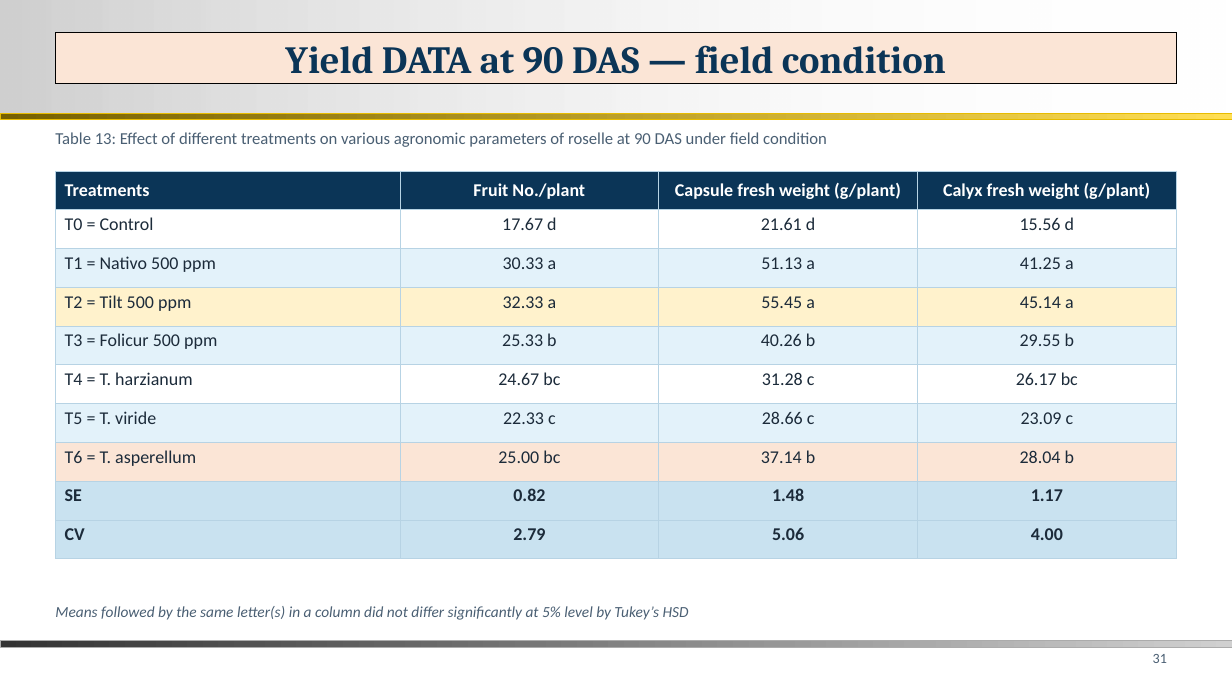
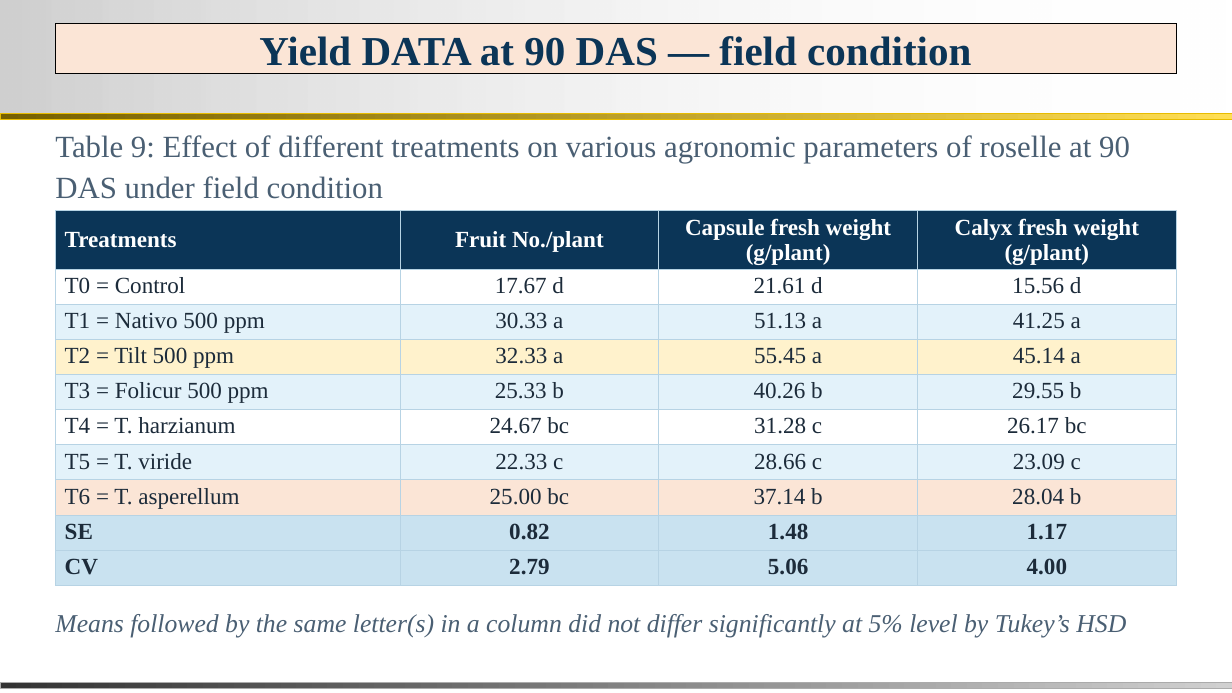
Before and after one commit to bipro-b/nm-documenents, a slide deck: slide 28 of docs/Nisha_MS_Thesis_Defence.pptx (slide 31 before the commit). Drawn at 1232x693 pixels with LibreOffice and Linux fonts; fonts in the diff are those of the drawing; background and template pictures are left out. Boxes give left, top, right and bottom in pixels: in the first picture for what was removed or moved away, otherwise in the second. Text is boxed around its words. In the diff, an @@ line names an element or a change of style, - is before the commit and + after.

```diff
--- a/docs/Nisha_MS_Thesis_Defence.pptx
+++ b/docs/Nisha_MS_Thesis_Defence.pptx
@@ title "Yield DATA at 90 DAS ...": place and size @@
-title "Yield DATA at 90 DAS ..." at (55,32,1177,83)
+title "Yield DATA at 90 DAS ..." at (55,23,1177,74)
@@ title "Yield DATA at 90 DAS ..." at (55,23,1177,74): size 30 to 32 pt, font Cambria to Times New Roman @@
@@ text at (55,135,1130,199): text changed; size 13 to 24 pt; font Calibri to Times New Roman @@
-Table 13: Effect of different treatments on various agronomic parameters of roselle at 90 DAS under field condition
+Table 9: Effect of different treatments on various agronomic parameters of roselle at 90 DAS under field condition
@@ table at (55,211,1177,590) @@
@@ size 14 to 18 pt, font Calibri to Times New Roman @@
@@ table: place and size @@
-table at (55,171,1177,559)
+table at (55,211,1177,590)
@@ text "Means followed by the same ..." at (55,614,1126,637): size 12 to 20 pt, font Calibri to Times New Roman @@
@@ page number removed at (1153,654,1167,663) @@
-31
@@ rectangle: place and size @@
-rectangle at (0,640,1232,647)
+rectangle at (0,682,1232,689)
```
Also in this commit, not shown: 31 other slides changed, 3 slides removed, 2 other files.
